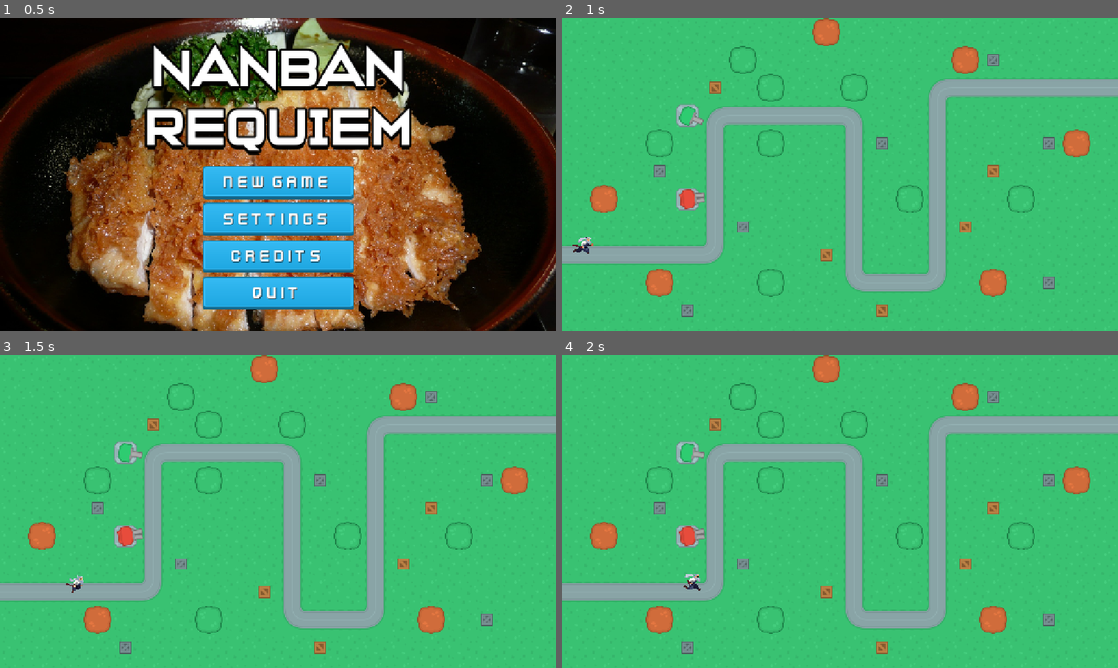
Above: before the commit, frames 1-4 (two rows, left to right).
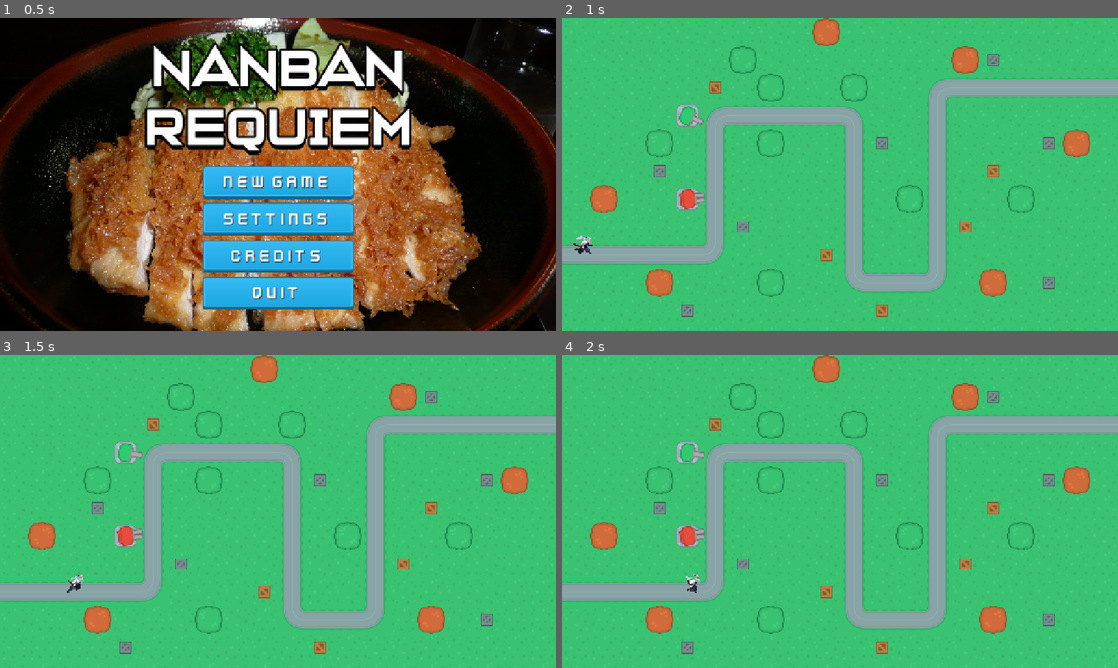
Above: after the commit, the same moments.

Repository: lukeai-tan/nanban-requiem-orbital
Game: Godot game, scene res://SceneHandler.tscn
The game is run twice, just before and just after one commit, with the same random seed, the same clock (stepped at 60 frames per second) and the same inputs.
Inputs (mouse positions are in pixels of both pictures, inside the frame that each line leads up to):
- Up to frame 1 (0.5 s): no input
- Up to frame 2 (1 s): click "New Game" at 0.5 s
- Up to frame 3 (1.5 s): move the mouse to (400, 495) at 1.27 s
- Up to frame 4 (2 s): no input

Frame 1 is identical in both runs. In frame 2, less than 0.1% of the frame differs, in the area x 1-6%, y 69-76%; in frame 3, less than 0.1%; in frame 4, 0.1%, in the area x 21-25%, y 70-76%.

Commit message:
Update Samurai.tscn

Diff:
--- a/Scenes/Enemies/Samurai.tscn
+++ b/Scenes/Enemies/Samurai.tscn
@@ -261,9 +261,8 @@
 [node name="AnimatedSprite2D" type="AnimatedSprite2D" parent="."]
 texture_filter = 1
 sprite_frames = SubResource("SpriteFrames_n58dq")
-animation = &"running"
-frame = 13
-frame_progress = 0.914951
+animation = &"attack"
+frame_progress = 0.343766
 speed_scale = 2.0
 
 [node name="Hitbox" type="CollisionShape2D" parent="."]
